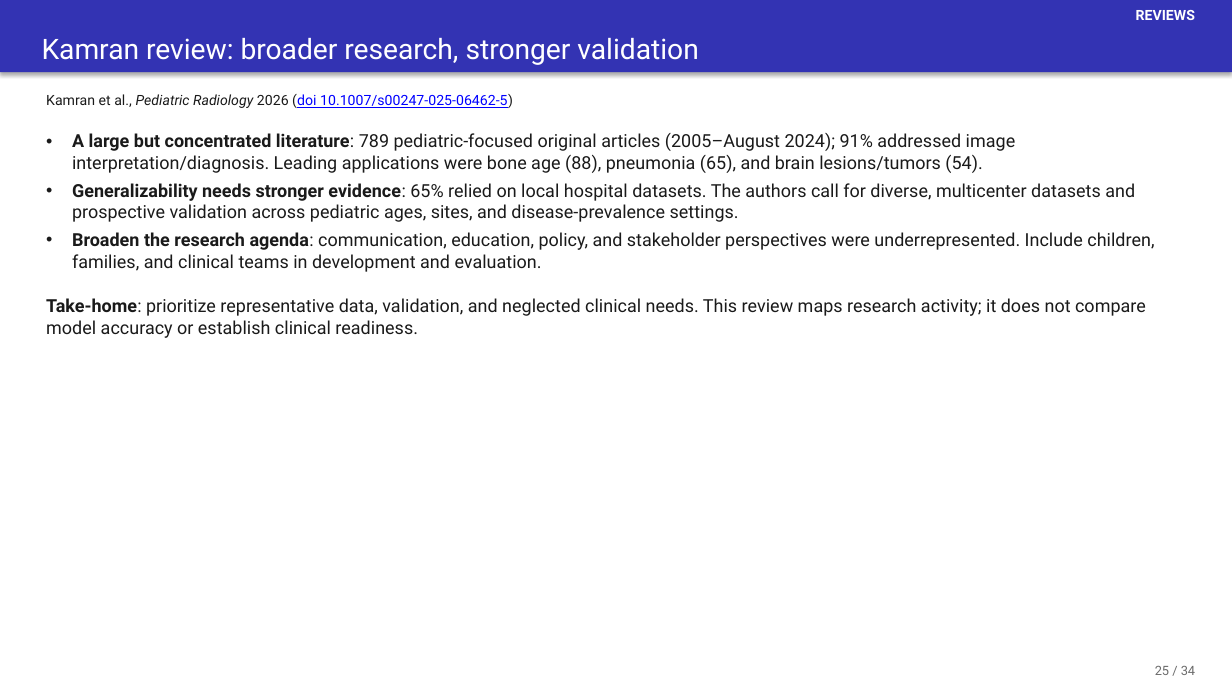
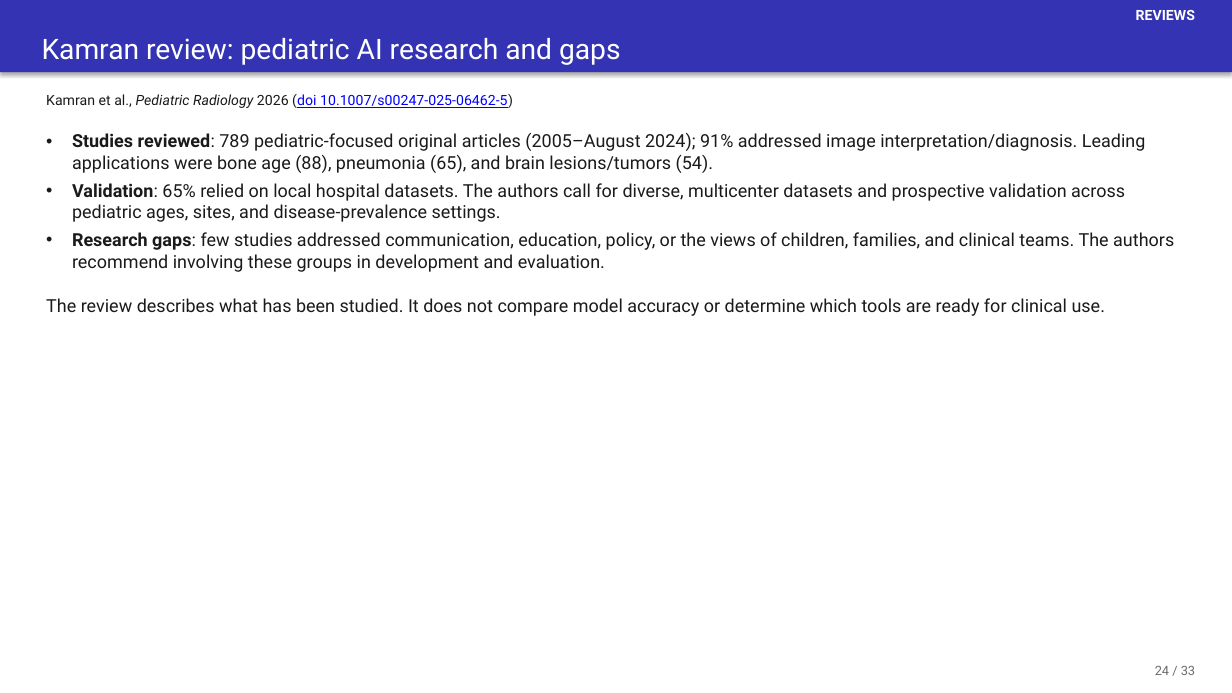
Before and after one commit to josephrich98/pediatric_radiology_ai, a slide deck: slide 55 of slides/pedrad_ai_slides.pptx (slide 56 before the commit). Drawn at 1232x693 pixels with LibreOffice and Linux fonts; fonts in the diff are those of the drawing. Boxes give left, top, right and bottom in pixels: in the first picture for what was removed or moved away, otherwise in the second. Text is boxed around its words. In the diff, an @@ line names an element or a change of style, - is before the commit and + after.

```diff
--- a/slides/pedrad_ai_slides.pptx
+++ b/slides/pedrad_ai_slides.pptx
@@ text in rectangle at <box>42,38,620,65</box>: text changed @@
-Kamran review: broader research, stronger validation
+Kamran review: pediatric AI research and gaps
@@ text at <box>72,133,1174,272</box>: text changed @@
-• A large but concentrated literature: 789 pediatric-focused original articles (2005–August 2024); 91% addressed image interpretation/diagnosis. Leading applications were bone age (88), pneumonia (65), and brain lesions/tumors (54).
-• Generalizability needs stronger evidence: 65% relied on local hospital datasets. The authors call for diverse, multicenter datasets and prospective validation across pediatric ages, sites, and disease-prevalence settings.
-• Broaden the research agenda: communication, education, policy, and stakeholder perspectives were underrepresented. Include children, families, and clinical teams in development and evaluation.
+• Studies reviewed: 789 pediatric-focused original articles (2005–August 2024); 91% addressed image interpretation/diagnosis. Leading applications were bone age (88), pneumonia (65), and brain lesions/tumors (54).
+• Validation: 65% relied on local hospital datasets. The authors call for diverse, multicenter datasets and prospective validation across pediatric ages, sites, and disease-prevalence settings.
+• Research gaps: few studies addressed communication, education, policy, or the views of children, families, and clinical teams. The authors recommend involving these groups in development and evaluation.
@@ text at <box>46,298,1105,316</box>: text changed @@
-Take-home: prioritize representative data, validation, and neglected clinical needs. This review maps research activity; it does not compare model accuracy or establish clinical readiness.
+The review describes what has been studied. It does not compare model accuracy or determine which tools are ready for clinical use.
@@ text at <box>1155,666,1195,675</box>: text changed @@
-25 / 34
+24 / 33
```
Also in this commit, not shown: 37 other slides changed, 2 slides added, 1 slide removed, 3 other files.
